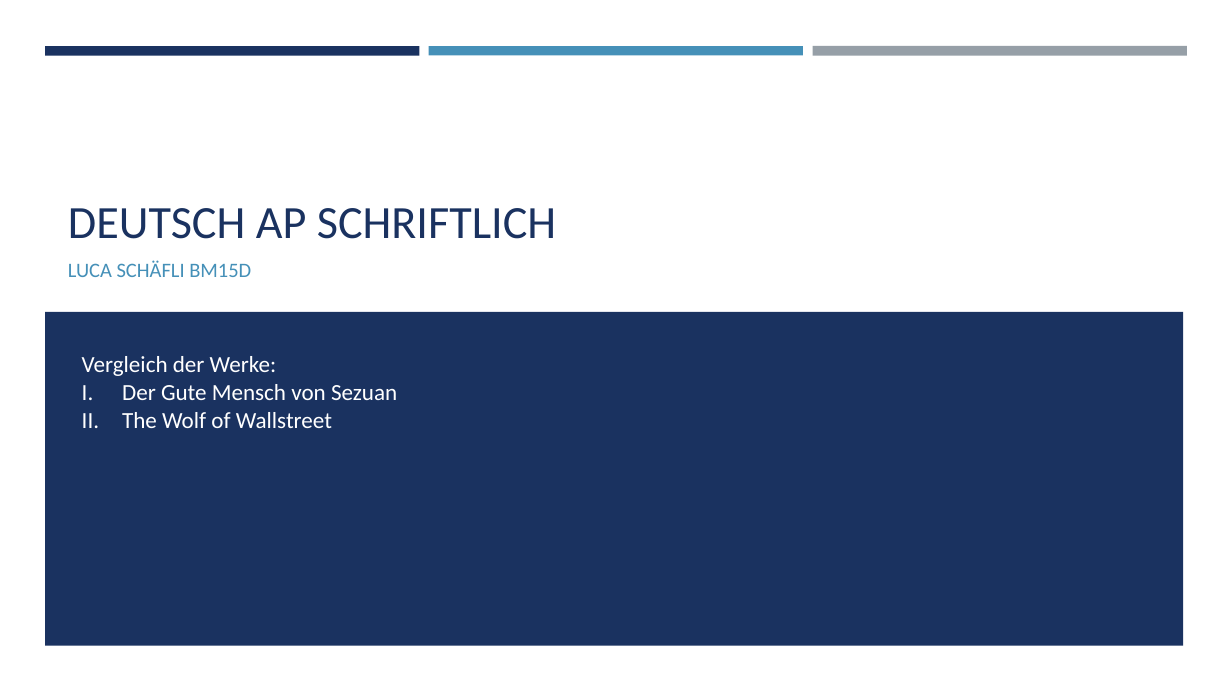
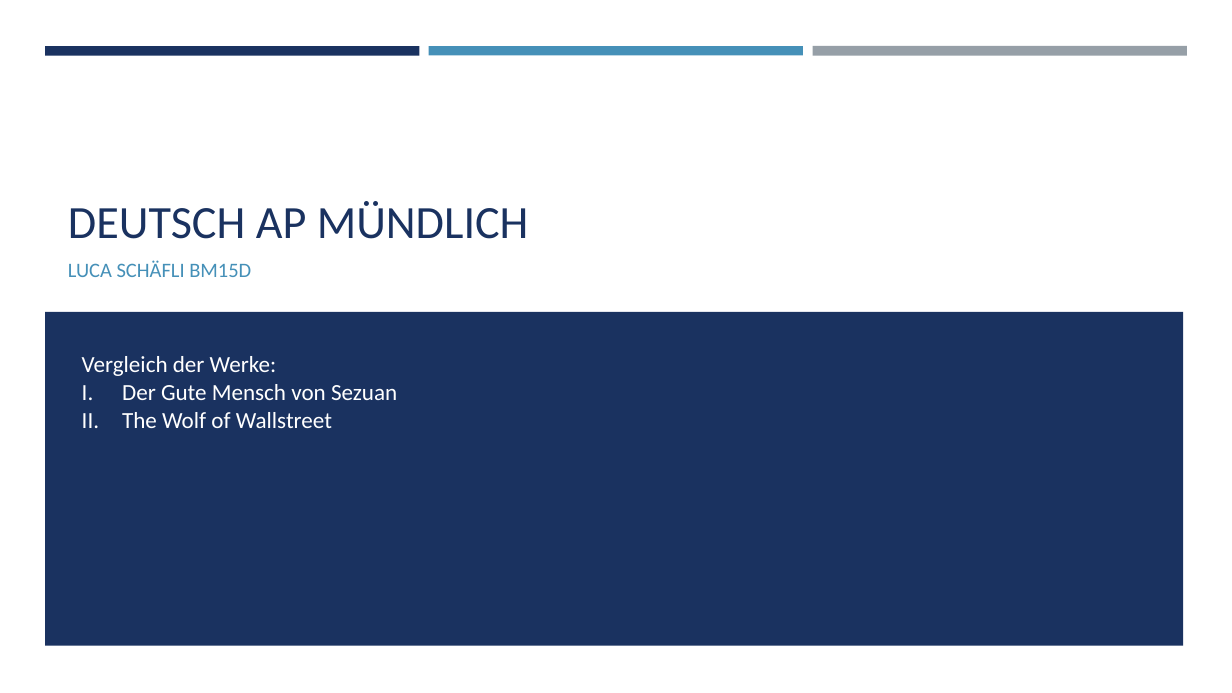
Before and after one commit to AkazeX/Schule, a slide deck: slide 1 of BM/Deutsch/AP/Vortrag/Deutsch AP Vortrag.pptx. Drawn at 1232x693 pixels with LibreOffice and Linux fonts; fonts in the diff are those of the drawing. Boxes give left, top, right and bottom in pixels: in the first picture for what was removed or moved away, otherwise in the second. Text is boxed around its words. In the diff, an @@ line names an element or a change of style, - is before the commit and + after.

```diff
--- a/BM/Deutsch/AP/Vortrag/Deutsch AP Vortrag.pptx
+++ b/BM/Deutsch/AP/Vortrag/Deutsch AP Vortrag.pptx
@@ title at box(68, 201, 529, 239): text changed @@
-DEUTSCH AP SCHRIFTLICH
+DEUTSCH AP MÜNDLICH
```
Also in this commit, not shown: 1 other slide changed, 1 slide added.
